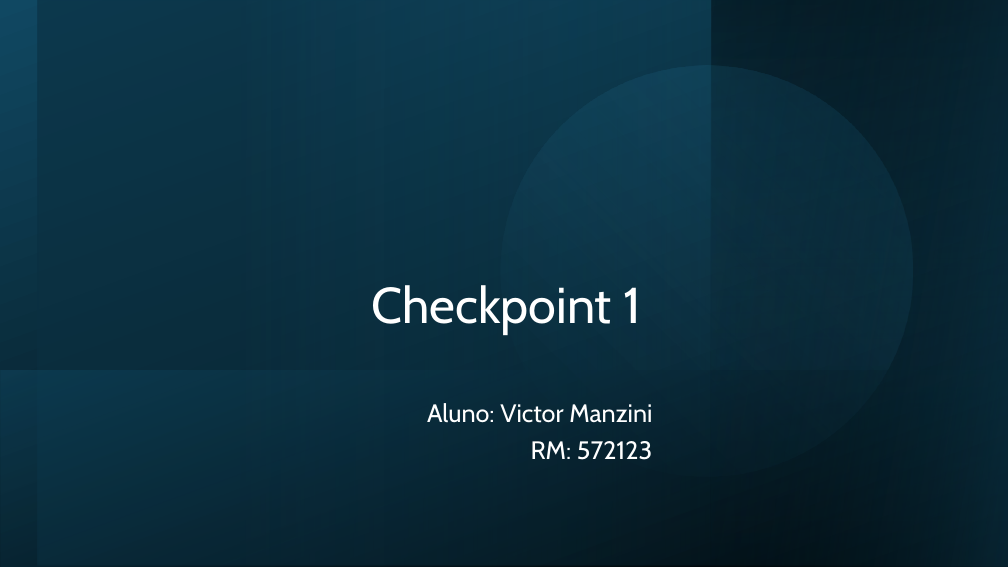
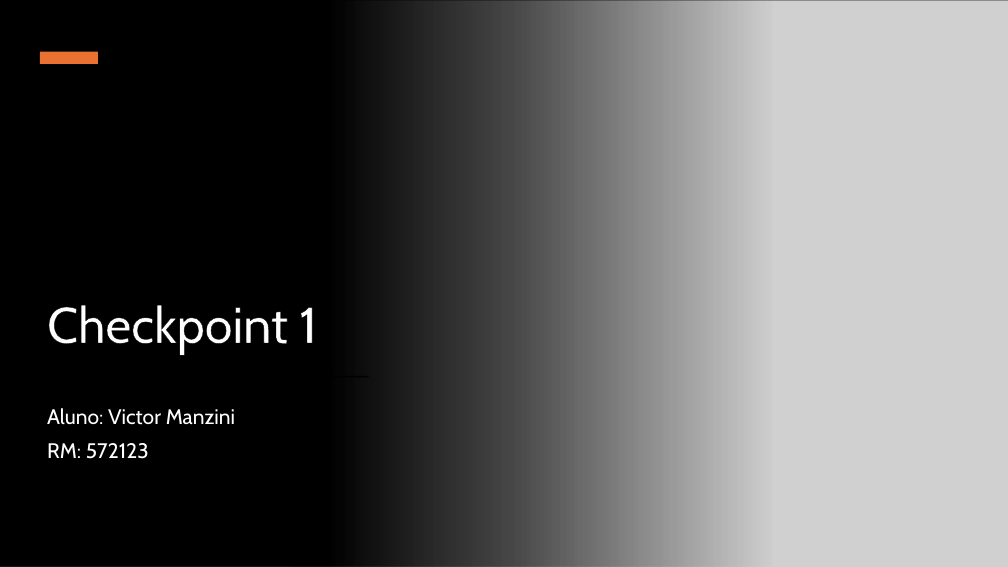
Before and after one commit to VictorManzini/Prompt-e-Intelig-ncia-Artificial-, a slide deck: slide 1 of semestre1/CP1/CP1.VictorManzini.pptx. Drawn at 1008x567 pixels with LibreOffice and Linux fonts; fonts in the diff are those of the drawing; grey boxes stand for pictures. Boxes give left, top, right and bottom in pixels: in the first picture for what was removed or moved away, otherwise in the second. Text is boxed around its words. In the diff, an @@ line names an element or a change of style, - is before the commit and + after.

```diff
--- a/semestre1/CP1/CP1.VictorManzini.pptx
+++ b/semestre1/CP1/CP1.VictorManzini.pptx
@@ rectangle: place and size @@
-rectangle at bbox=[0, 0, 1008, 567]
+rectangle at bbox=[0, 0, 772, 567]
@@ rectangle at bbox=[0, 0, 772, 567]: fill gradient #000000 to #104862 to gradient #000000 @@
@@ rectangle removed at bbox=[38, 0, 1008, 566] @@
@@ picture added at bbox=[291, 0, 1008, 567] @@
@@ ellipse removed at bbox=[453, 18, 960, 523] @@
@@ rectangle removed at bbox=[711, 0, 1008, 567] @@
@@ rectangle removed at bbox=[712, 0, 1008, 567] @@
@@ rectangle added at bbox=[40, 52, 98, 64], fill #E97132 @@
@@ title "Checkpoint 1": place and size @@
-title "Checkpoint 1" at bbox=[371, 285, 641, 334]
+title "Checkpoint 1" at bbox=[47, 305, 317, 353]
@@ title "Checkpoint 1" at bbox=[47, 305, 317, 353]: letter outline none to #000000 1.75 pt; alignment right to left @@
@@ rectangle removed at bbox=[1, 371, 1008, 567] @@
@@ rectangle added at bbox=[40, 376, 369, 377], fill #000000 @@
@@ subtitle "Aluno: Victor Manzini": place and size @@
-subtitle "Aluno: Victor Manzini" at bbox=[427, 403, 652, 460]
+subtitle "Aluno: Victor Manzini" at bbox=[47, 408, 235, 459]
@@ subtitle "Aluno: Victor Manzini" at bbox=[47, 408, 235, 459]: size 24 to 20 pt; alignment right to left @@
```
Also in this commit, not shown: 12 other slides changed, 3 slides added, 1 other file.
